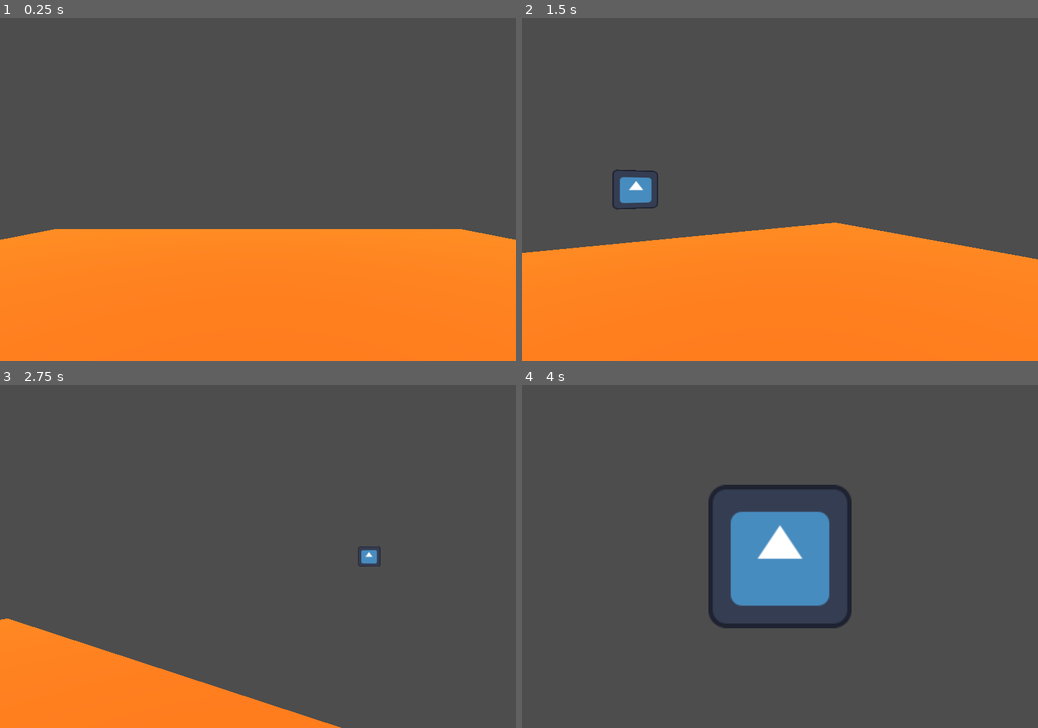
Above: before the commit, frames 1-4 (two rows, left to right).
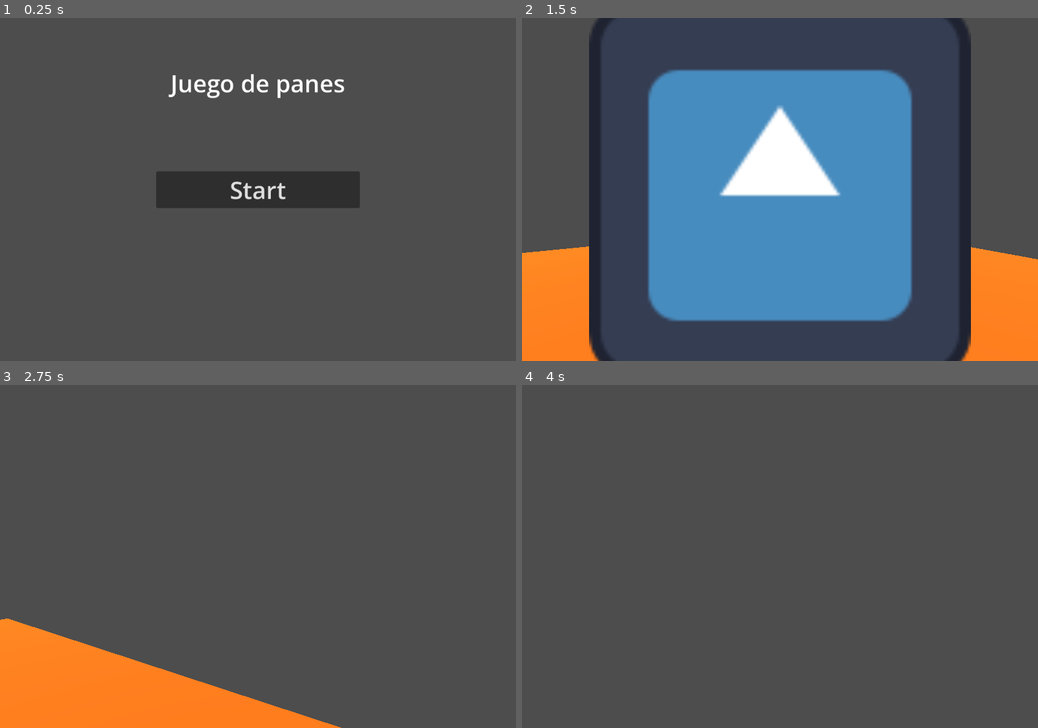
Above: after the commit, the same moments.

Repository: eddysanoli/gmtk-submission-2026
Game: Godot game, scene res://scenes/menu.tscn
Two runs of this game, one before a commit and one after it. Both use one fixed random seed, a clock stepped at 60 frames per second and the inputs below. Before the commit the project starts from res://scenes/stage.tscn. The engine's default icon, where the game draws it, is replaced by a stand-in: a white triangle on a blue panel in a dark square.
Inputs (mouse positions are in pixels of both pictures, inside the frame that each line leads up to):
- Up to frame 1 (0.25 s): no input
- Up to frame 2 (1.5 s): click (780, 189) at 0.5 s, where only the run after the commit has a clickable "Start"; move the mouse to (805, 189) at 1.27 s; hold W (move_forward) from 1.28 s (still down); click (805, 189) at 1.35 s
- Up to frame 3 (2.75 s): keep holding W (move_forward); move the mouse to (232, 556) at 2.02 s; click (232, 556) at 2.1 s
- Up to frame 4 (4 s): keep holding W (move_forward); move the mouse to (790, 549) at 2.77 s; click (790, 549) at 2.85 s; move the mouse to (774, 563) at 3.52 s; click (774, 563) at 3.6 s

The runs differ from the first frame. In frame 1, 43% of the frame differs, in the area x 0-100%, y 16-100%; in frame 2, 55%, in the area x 13-87%, y 0-100%; in frame 3, 0.2%; in frame 4, 6.8%.

Commit message:
Figuring out the quit button

Diff:
--- a/project.godot
+++ b/project.godot
@@ -11,7 +11,7 @@
 [application]
 
 config/name="gmtk-gamejam-2026"
-run/main_scene="uid://dswx1t1au7yw8"
+run/main_scene="uid://lhuissnsinpp"
 config/features=PackedStringArray("4.7", "Forward Plus")
 config/icon="res://assets/icon.svg"
 
--- /dev/null
+++ b/scenes/menu.gd
@@ -0,0 +1,10 @@
+extends Control
+
+
+func _ready() -> void:
+	pass
+
+
+
+func _on_button_button_up() -> void:
+	get_tree().change_scene_to_file("res://scenes/stage.tscn")
--- /dev/null
+++ b/scenes/menu.tscn
@@ -0,0 +1,41 @@
+[gd_scene format=3 uid="uid://lhuissnsinpp"]
+
+[ext_resource type="Script" uid="uid://c5712bi1hmfph" path="res://scenes/menu.gd" id="1_yqeox"]
+
+[node name="Control" type="Control" unique_id=891409615]
+layout_mode = 3
+anchors_preset = 15
+anchor_right = 1.0
+anchor_bottom = 1.0
+grow_horizontal = 2
+grow_vertical = 2
+script = ExtResource("1_yqeox")
+
+[node name="Label" type="Label" parent="." unique_id=92016712]
+layout_mode = 1
+anchors_preset = 10
+anchor_right = 1.0
+offset_bottom = 273.0
+grow_horizontal = 2
+theme_type_variation = &"HeaderLarge"
+theme_override_font_sizes/font_size = 50
+text = "Juego de panes"
+horizontal_alignment = 1
+vertical_alignment = 1
+
+[node name="Button" type="Button" parent="." unique_id=105229513]
+layout_mode = 1
+anchors_preset = 14
+anchor_top = 0.5
+anchor_right = 1.0
+anchor_bottom = 0.5
+offset_left = 327.0
+offset_top = -15.5
+offset_right = -327.0
+offset_bottom = 15.5
+grow_horizontal = 2
+grow_vertical = 2
+theme_override_font_sizes/font_size = 50
+text = "Start"
+
+[connection signal="button_up" from="Button" to="." method="_on_button_button_up"]
--- a/scenes/player.gd
+++ b/scenes/player.gd
@@ -4,6 +4,7 @@
 @onready var spawn_location = $Position3D
 @onready var cooldown_timer = $Cooldown
 @onready var bread = preload("res://scenes/bread.tscn")
+
 # ─────────────────────────────────────────────
 const SPEED = 5.0
 
@@ -79,10 +80,15 @@
 	$CanvasLayer/PauseScreen.show()
 
 func _on_return_button_up():
+	print("test")
 	Input.mouse_mode = Input.MOUSE_MODE_CAPTURED
 	$CanvasLayer/PauseScreen.hide()
 	Engine.time_scale = 1
 
+func _on_quit_button_up():
+	print("test")
+	get_tree().change_scene_to_file("res://scenes/menu.tscn")
+
 func kill():
 	dead = true
 	Input.mouse_mode = Input.MOUSE_MODE_VISIBLE
--- a/scenes/player.tscn
+++ b/scenes/player.tscn
@@ -86,7 +86,6 @@
 text = "Restart"
 
 [node name="PauseScreen" type="Control" parent="CanvasLayer" unique_id=456555551]
-visible = false
 layout_mode = 3
 anchors_preset = 15
 anchor_right = 1.0
@@ -116,7 +115,7 @@
 offset_left = -105.0
 offset_top = 29.0
 offset_right = 105.0
-offset_bottom = 100.0
+offset_bottom = 59.0
 grow_horizontal = 2
 text = "PAUSED"
 horizontal_alignment = 1
@@ -159,4 +158,5 @@
 one_shot = true
 
 [connection signal="button_up" from="CanvasLayer/PauseScreen/Panel/Return" to="." method="_on_return_button_up"]
+[connection signal="button_up" from="CanvasLayer/PauseScreen/Panel/Quit" to="." method="_on_quit_button_up"]
 [connection signal="timeout" from="Cooldown" to="." method="_on_cooldown_timeout"]
Not shown, added: scenes/menu.gd.uid
Not shown: 1 places in scenes/player.tscn that only renumber resources
